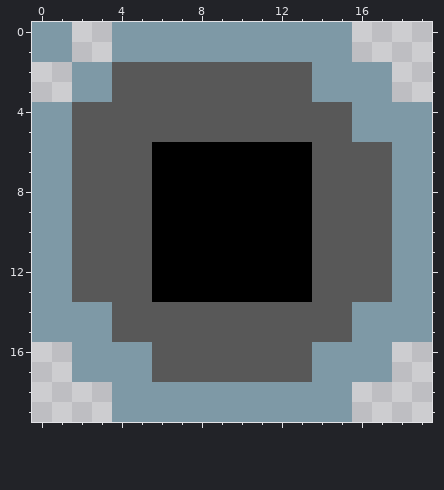
File history of a pixel-art sprite, src/main/resources/food/shadow_orb.png. Above, as it was before the edit.
The file is 20x20 pixels.
After the commit:
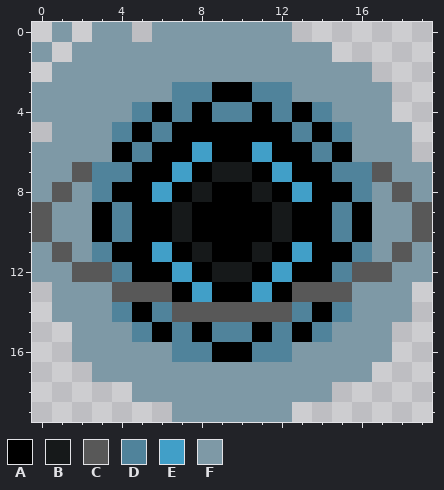
Palette (. is transparent): A #000000  B #16191a  C #585858  D #50839b  E #419fc8  F #7e99a6
What changed:
{"y":0,"x":0,"old":"F","new":"."}
{"y":0,"x":3,"old":".","new":"F"}
{"y":0,"x":5,"old":"F","new":"."}
{"y":0,"x":13,"old":"FFF","new":"..."}
{"y":1,"x":1,"old":"F..","new":".FF"}
{"y":1,"x":15,"old":"F","new":"."}
{"y":2,"x":1,"old":".","new":"F"}
{"y":2,"x":4,"old":"CCCCCCCCCC","new":"FFFFFFFFFF"}
{"y":2,"x":17,"old":"F","new":"."}
{"y":3,"x":0,"old":"..","new":"FF"}
{"y":3,"x":4,"old":"CCCCCCCCCC","new":"FFFDDAADDF"}
{"y":4,"x":2,"old":"CCCCCCCCCCCCCC","new":"FFFDADADDADADF"}
{"y":4,"x":18,"old":"FF","new":".."}
{"y":5,"x":0,"old":"F","new":"."}
{"y":5,"x":2,"old":"CCCCCCCCCCCCCC","new":"FFDADAAAAAADAD"}
{"y":5,"x":19,"old":"F","new":"."}
{"y":6,"x":2,"old":"CCCC","new":"FFAD"}
{"y":6,"x":8,"old":"A","new":"E"}
{"y":6,"x":11,"old":"A","new":"E"}
{"y":6,"x":14,"old":"CCCC","new":"DAFF"}
{"y":6,"x":19,"old":"F","new":"."}
{"y":7,"x":3,"old":"CCC","new":"DDA"}
{"y":7,"x":7,"old":"A","new":"E"}
{"y":7,"x":9,"old":"AA","new":"BB"}
{"y":7,"x":12,"old":"A","new":"E"}
{"y":7,"x":14,"old":"CCC","new":"ADD"}
{"y":8,"x":1,"old":"FCCCCA","new":"CFDAAE"}
{"y":8,"x":8,"old":"A","new":"B"}
{"y":8,"x":11,"old":"A","new":"B"}
{"y":8,"x":13,"old":"ACCCCF","new":"EAADFC"}
{"y":9,"x":0,"old":"F","new":"C"}
{"y":9,"x":2,"old":"CCCC","new":"FADA"}
{"y":9,"x":7,"old":"A","new":"B"}
{"y":9,"x":12,"old":"A","new":"B"}
{"y":9,"x":14,"old":"CCCC","new":"ADAF"}
{"y":9,"x":19,"old":"F","new":"C"}
{"y":10,"x":0,"old":"F","new":"C"}
{"y":10,"x":2,"old":"CCCC","new":"FADA"}
{"y":10,"x":7,"old":"A","new":"B"}
{"y":10,"x":12,"old":"A","new":"B"}
{"y":10,"x":14,"old":"CCCC","new":"ADAF"}
{"y":10,"x":19,"old":"F","new":"C"}
{"y":11,"x":1,"old":"FCCCCA","new":"CFDAAE"}
{"y":11,"x":8,"old":"A","new":"B"}
{"y":11,"x":11,"old":"A","new":"B"}
{"y":11,"x":13,"old":"ACCCCF","new":"EAADFC"}
{"y":12,"x":4,"old":"CC","new":"DA"}
{"y":12,"x":7,"old":"A","new":"E"}
{"y":12,"x":9,"old":"AA","new":"BB"}
{"y":12,"x":12,"old":"A","new":"E"}
{"y":12,"x":14,"old":"CC","new":"AD"}
{"y":13,"x":0,"old":"F","new":"."}
{"y":13,"x":2,"old":"CC","new":"FF"}
{"y":13,"x":6,"old":"A","new":"C"}
{"y":13,"x":8,"old":"A","new":"E"}
{"y":13,"x":11,"old":"A","new":"E"}
{"y":13,"x":13,"old":"A","new":"C"}
{"y":13,"x":16,"old":"CC","new":"FF"}
{"y":13,"x":19,"old":"F","new":"."}
{"y":14,"x":0,"old":"F","new":"."}
{"y":14,"x":4,"old":"CCC","new":"DAD"}
{"y":14,"x":13,"old":"CCC","new":"DAD"}
{"y":14,"x":19,"old":"F","new":"."}
{"y":15,"x":0,"old":"FF","new":".."}
{"y":15,"x":4,"old":"CCCCCCCCCCCC","new":"FDADADDADADF"}
{"y":15,"x":18,"old":"FF","new":".."}
{"y":16,"x":6,"old":"CCCCCCCC","new":"FDDAADDF"}
{"y":17,"x":2,"old":"F","new":"."}
{"y":17,"x":6,"old":"CCCCCCCC","new":"FFFFFFFF"}
{"y":17,"x":17,"old":"F","new":"."}
{"y":18,"x":4,"old":"F","new":"."}
{"y":18,"x":15,"old":"F","new":"."}
{"y":19,"x":4,"old":"FFF","new":"..."}
{"y":19,"x":13,"old":"FFF","new":"..."}
{"label":"changed","picture_box":[32,22,432,422]}
